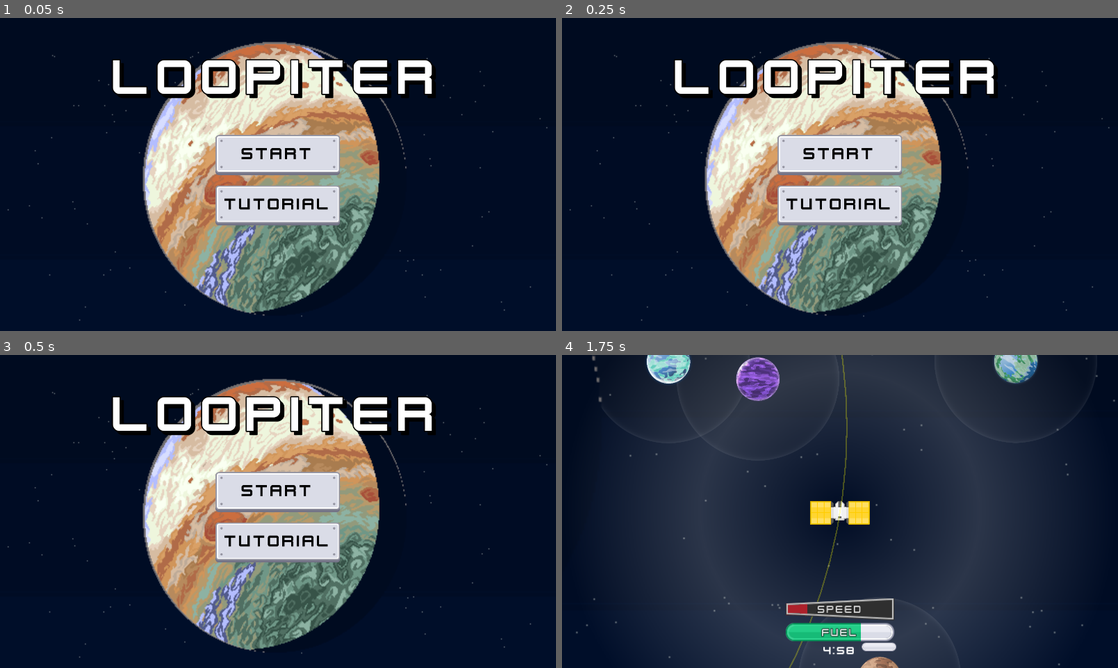
Above: before the commit, frames 1-4 (two rows, left to right).
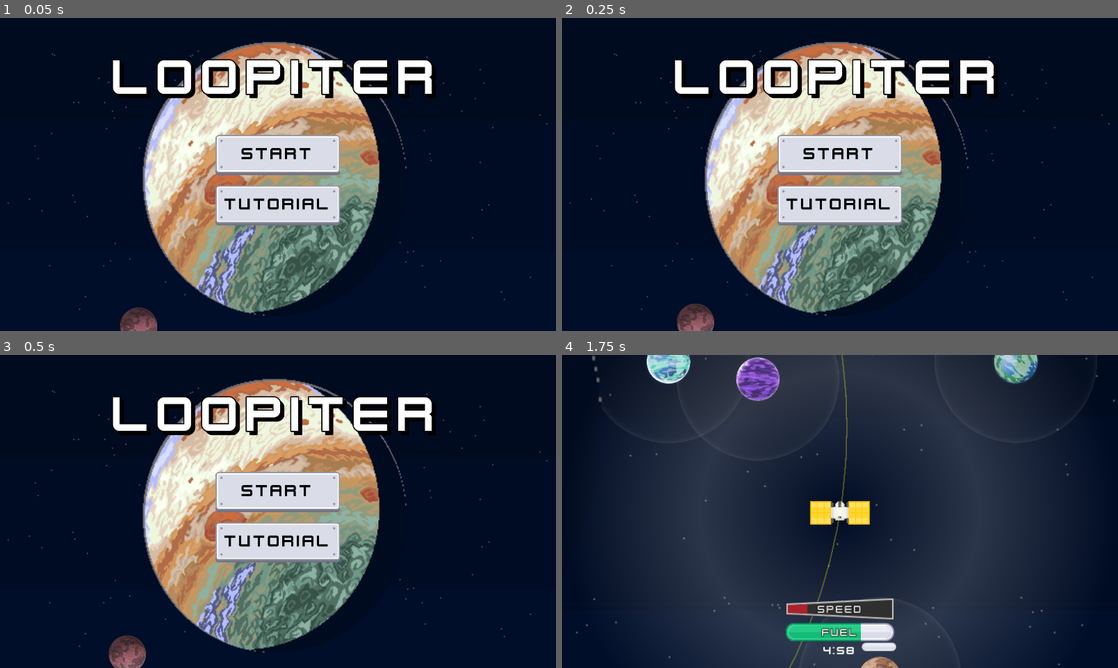
Above: after the commit, the same moments.

Repository: ThreeChooseOne/loopiter
Game: Godot game, scene res://root_scene.tscn
Two runs of this game, one before a commit and one after it. Both use one fixed random seed, a clock stepped at 60 frames per second and the inputs below.
Inputs:
- Up to frame 1 (0.05 s): no input
- Up to frame 2 (0.25 s): no input
- Up to frame 3 (0.5 s): no input
- Up to frame 4 (1.75 s): click "Start" at 0.5 s; tap Enter at 1.25 s; hold D from 1.28 s (still down); tap I at 1.35 s

The runs differ from the first frame. In frame 1, 0.5% of the frame differs, in the area x 1-99%, y 10-100%; in frame 2, 0.6%; in frame 3, 0.7%; in frame 4, nothing differs.

Commit message:
Moon on start screen

Diff:
--- a/start_screen/start_screen.tscn
+++ b/start_screen/start_screen.tscn
@@ -1,20 +1,40 @@
-[gd_scene load_steps=5 format=3 uid="uid://debfvlgbpxnjv"]
+[gd_scene load_steps=7 format=3 uid="uid://debfvlgbpxnjv"]
 
 [ext_resource type="Script" uid="uid://b7dlyl0ohs5xq" path="res://start_screen/start_screen_control.gd" id="1_8bm5k"]
 [ext_resource type="Texture2D" uid="uid://c8sn4xi564rph" path="res://assets/background/space-only.png" id="2_og173"]
 [ext_resource type="Texture2D" uid="uid://bswv4joab5bvy" path="res://assets/background/jupiter-only.png" id="3_2bupo"]
 [ext_resource type="Theme" uid="uid://ckwnik6wg05q3" path="res://assets/theme/theme1.tres" id="3_c3q8q"]
+[ext_resource type="Texture2D" uid="uid://4y21nvjekp3q" path="res://assets/planets/planet06.png" id="5_c3q8q"]
+
+[sub_resource type="Curve2D" id="Curve2D_2bupo"]
+_data = {
+"points": PackedVector2Array(0, 0, 0, -300, 200, 560, -460, 0, 460, 0, 960, -100, 0, -300, 0, 300, 1720, 560, 460, 0, -460, 0, 960, 1220, 0, 300, 0, 0, 200, 560)
+}
+point_count = 5
 
 [node name="StartScreenControl" type="Node2D"]
 script = ExtResource("1_8bm5k")
 
-[node name="Panel" type="PanelContainer" parent="."]
+[node name="Sprite2D" type="Sprite2D" parent="."]
+scale = Vector2(3.333, 3.333)
+texture = ExtResource("2_og173")
+centered = false
+
+[node name="Orbit" type="Path2D" parent="."]
+curve = SubResource("Curve2D_2bupo")
+
+[node name="Moon" type="PathFollow2D" parent="Orbit"]
+unique_name_in_owner = true
+position = Vector2(200, 560)
+rotation = -1.5708
+
+[node name="Sprite2D" type="Sprite2D" parent="Orbit/Moon"]
+scale = Vector2(0.125, 0.125)
+texture = ExtResource("5_c3q8q")
+
+[node name="Panel" type="MarginContainer" parent="."]
 offset_right = 1920.0
 offset_bottom = 1120.0
-
-[node name="Space" type="TextureRect" parent="Panel"]
-layout_mode = 2
-texture = ExtResource("2_og173")
 
 [node name="Jupiter" type="TextureRect" parent="Panel"]
 layout_mode = 2
--- a/start_screen/start_screen_control.gd
+++ b/start_screen/start_screen_control.gd
@@ -2,9 +2,17 @@
 
 signal start_button_pressed
 signal tutorial_button_pressed
+
+const speed = 0.025
+
+func _ready() -> void:
+	%Moon.progress_ratio = randf()
 
 func _on_start_game_pressed() -> void:
 	start_button_pressed.emit()
 
 func _on_tutorial_pressed() -> void:
 	tutorial_button_pressed.emit()
+
+func _process(delta: float) -> void:
+	%Moon.progress_ratio += speed * delta
